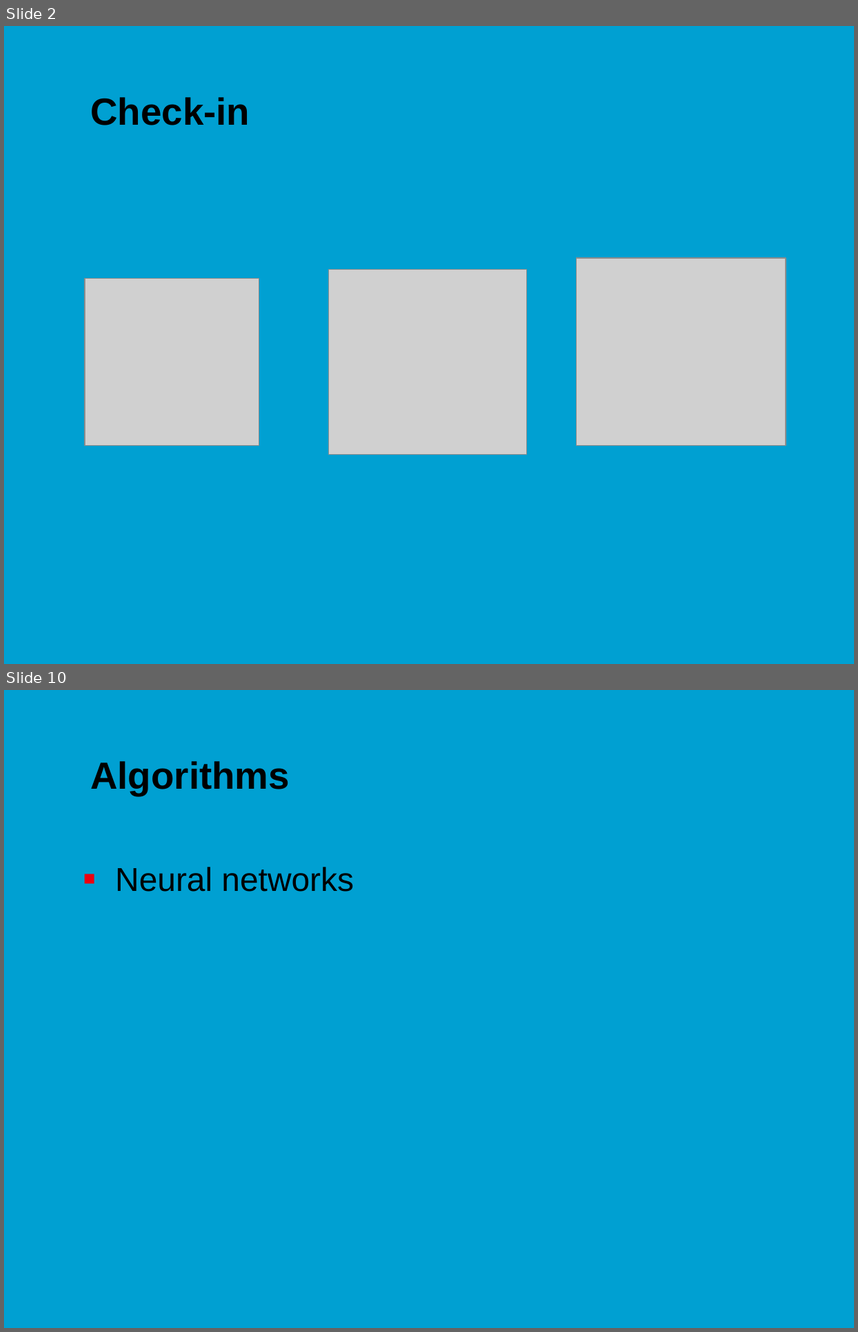
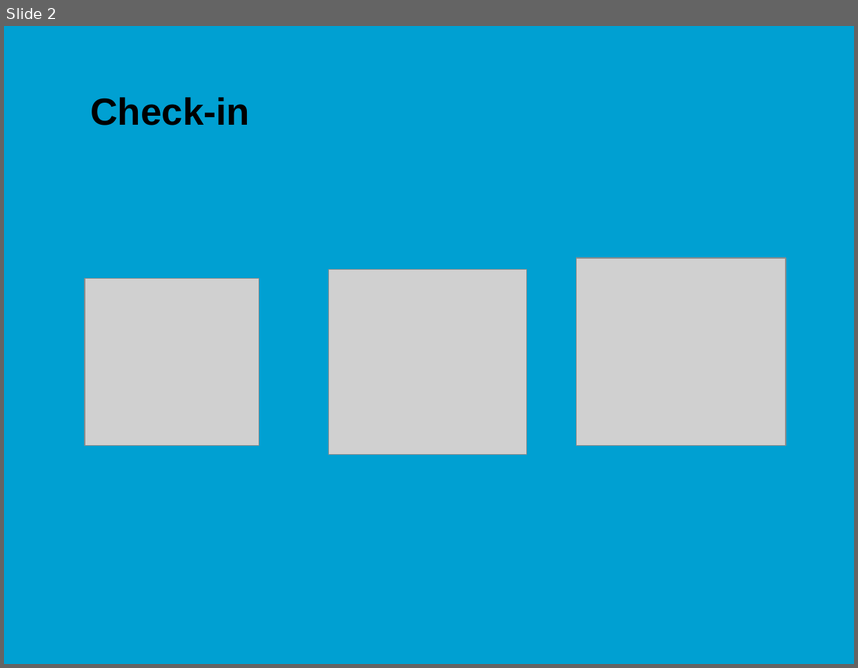
Before and after one commit to jonasmoons/data-driven-learning, a slide deck: slides/ddl-w6l1.pptx. Shown one above the other, each under a label of ours: slides 2 and 10 before the commit, slide 2 after it; the slides between them are not shown. The pictures are 858x1332 and 858x668 pixels, drawn with LibreOffice and Linux fonts; fonts in the diff are those of the drawing; grey boxes stand for pictures; background and template pictures are left out. Boxes give left, top, right and bottom in pixels: in the first picture for what was removed or moved away, otherwise in the second. Text is boxed around its words. In the diff, an @@ line names an element or a change of style, - is before the commit and + after.

```diff
--- a/slides/ddl-w6l1.pptx
+++ b/slides/ddl-w6l1.pptx
@@ slide 10 removed at [4,690,854,1328], background picture (left out) @@
@@ title removed at [90,761,290,795] @@
-Algorithms
@@ text removed at [115,867,354,891] @@
-■ Neural networks
```
Also in this commit, not shown: 5 slides changed, 22 slides added, 10 other slides removed, 7 other files.
